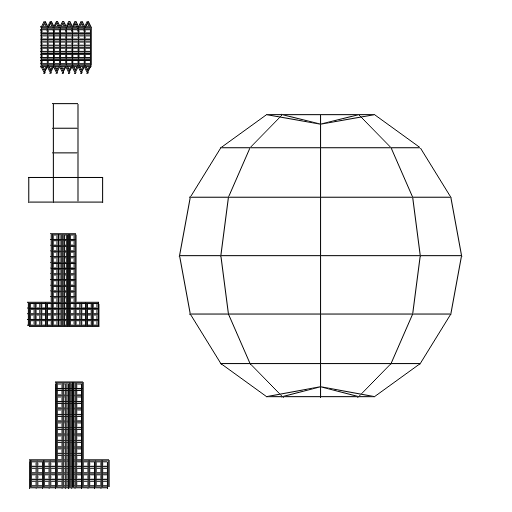
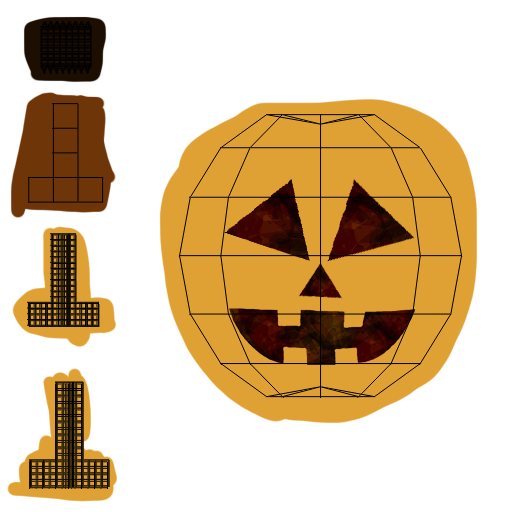
Layers edited between the first and the second 512 × 512 image:
added layer "541555" (1st of 4) above "541555" over [7, 16, 343, 502]
added layer "541555" (2nd of 4) above "541555" over [326, 179, 415, 262]
added layer "541555" (3rd of 4) above "541555" over [224, 179, 311, 261]
added layer "541555" (4th of 4) above "レイヤー 1" over [229, 300, 415, 365]
added layer "レイヤー 1" above "白背景" over [159, 98, 478, 424]
added layer "白背景" over [7, 16, 478, 502]
